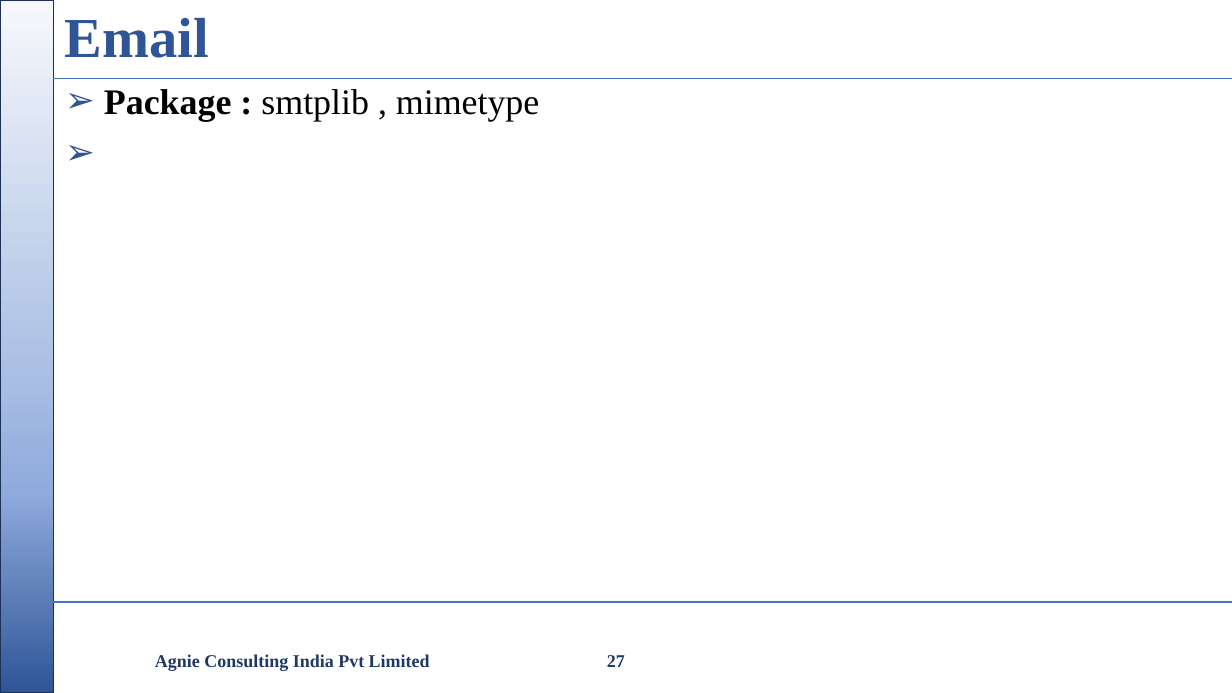
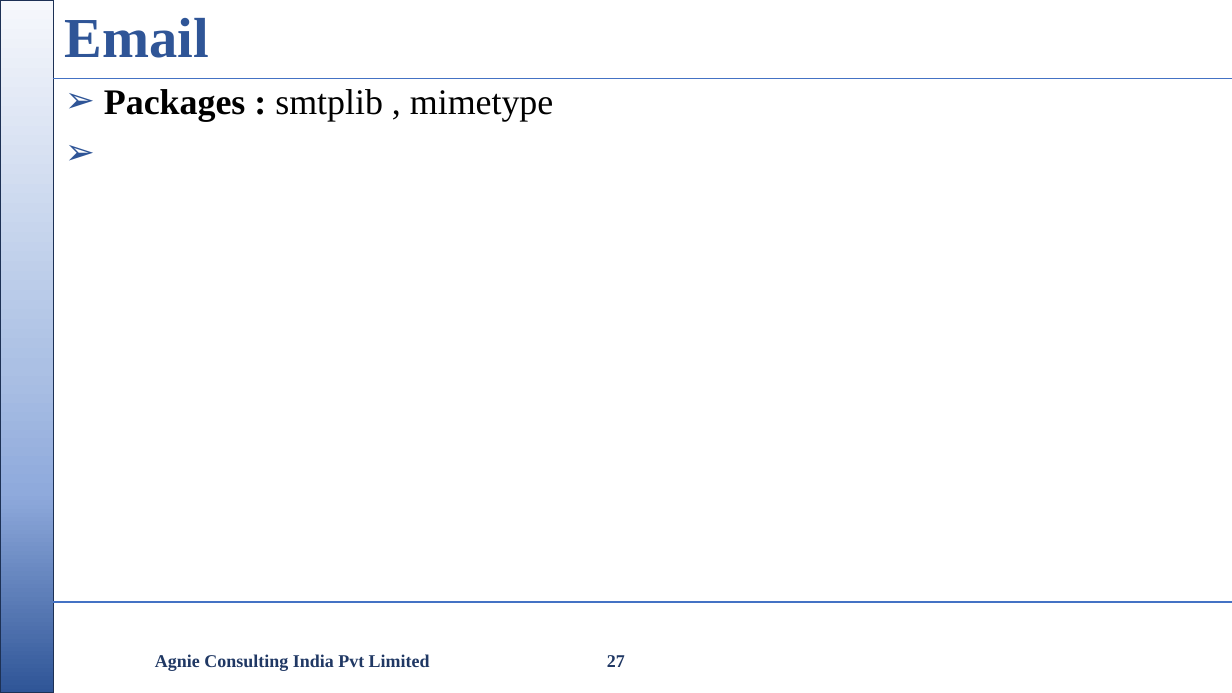
Before and after one commit to nikishdaniel1-del/Python-Cls, a slide deck: slide 27 of python class/Python Class.pptx. Drawn at 1232x693 pixels with LibreOffice and Linux fonts; fonts in the diff are those of the drawing; background and template pictures are left out. Boxes give left, top, right and bottom in pixels: in the first picture for what was removed or moved away, otherwise in the second. Text is boxed around its words. In the diff, an @@ line names an element or a change of style, - is before the commit and + after.

```diff
--- a/python class/Python Class.pptx
+++ b/python class/Python Class.pptx
@@ text at [104, 89, 553, 121]: text changed @@
-➢ Package : smtplib , mimetype
+➢ Packages : smtplib , mimetype
```
Also in this commit, not shown: 4 other slides changed, 5 other files.
